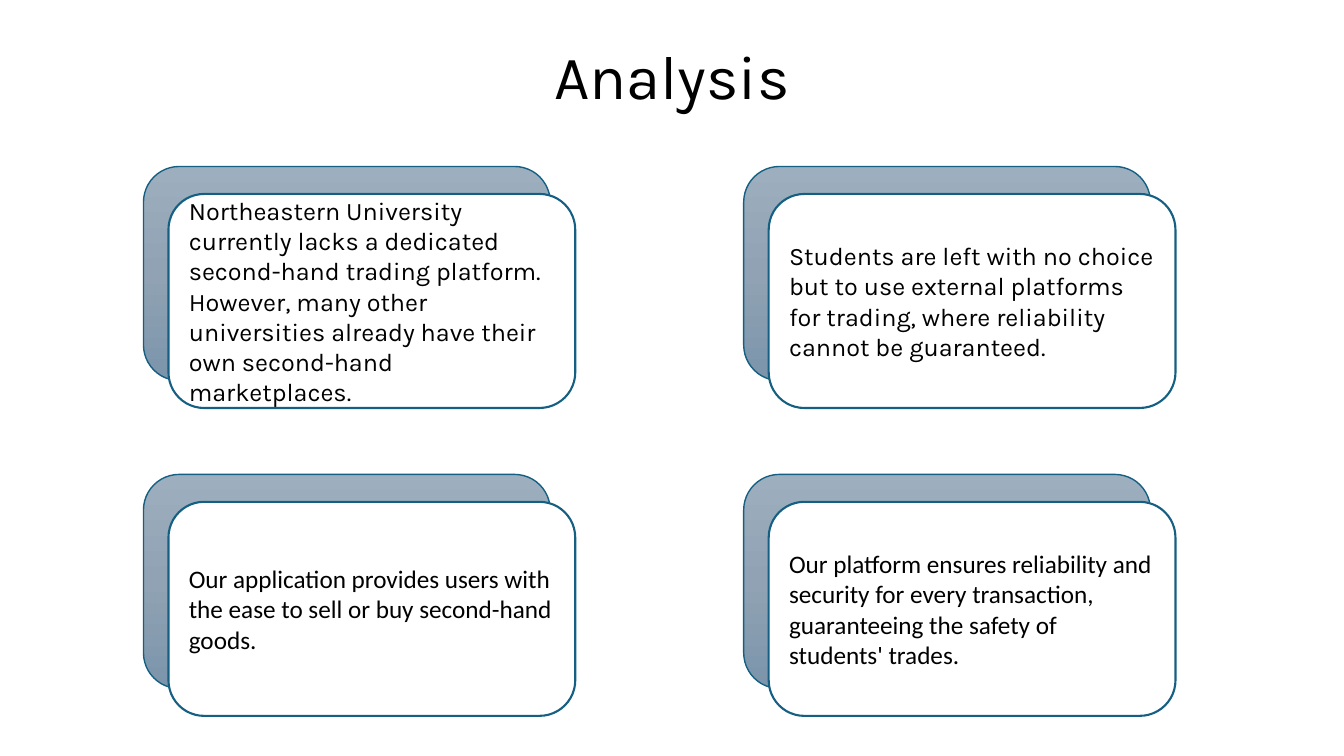
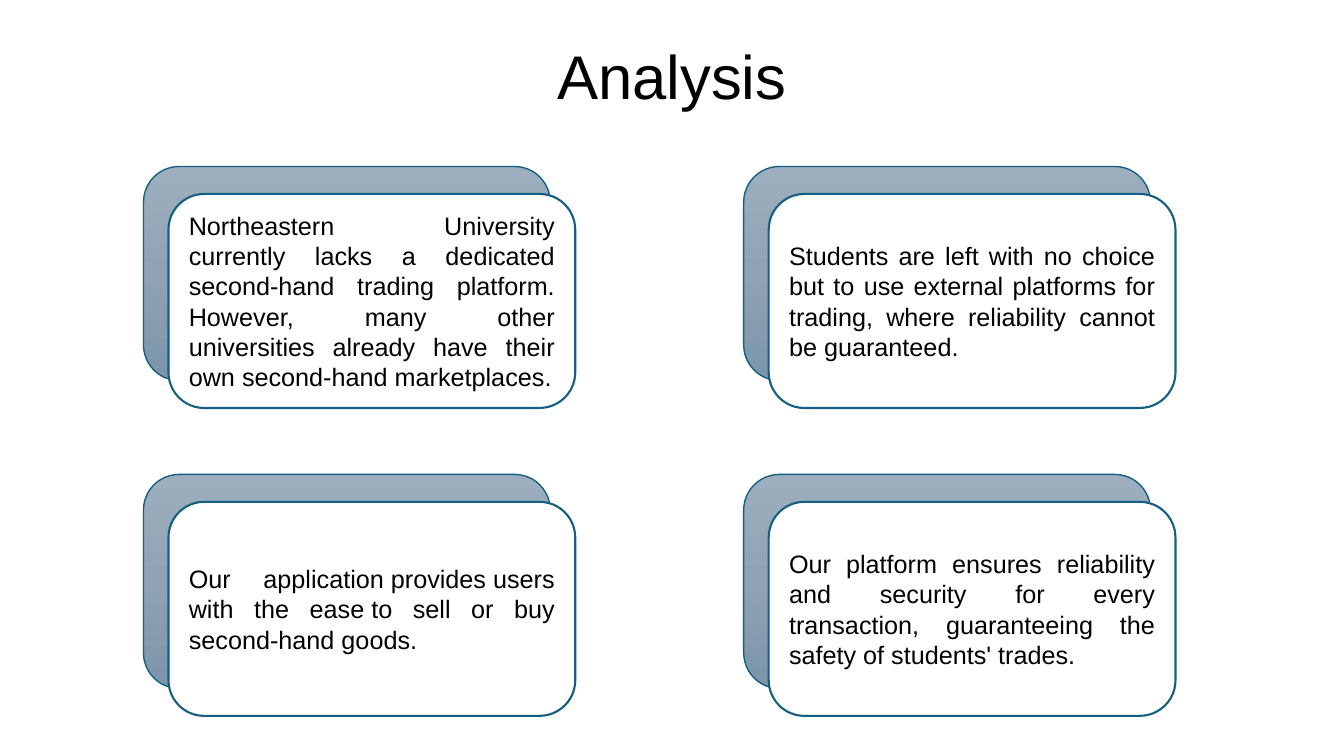
Before and after one commit to Yirui99/HuskyBug, a slide deck: slide 4 of Final Project Presentation Slides.pptx. Drawn at 1344x756 pixels with LibreOffice and Linux fonts; fonts in the diff are those of the drawing. Boxes give left, top, right and bottom in pixels: in the first picture for what was removed or moved away, otherwise in the second. Text is boxed around its words. In the diff, an @@ line names an element or a change of style, - is before the commit and + after.

Commit message:
slides updates 2

```diff
--- a/Final Project Presentation Slides.pptx
+++ b/Final Project Presentation Slides.pptx
@@ title "Analysis" at <box>557,54,786,111</box>: font Karla to Arial @@
@@ rounded rectangle "Northeastern University currently lacks a ..." at <box>168,194,576,407</box>: font Karla to Arial; alignment left to justified @@
@@ rounded rectangle "Students are left with no ..." at <box>769,194,1177,407</box>: font Karla to Arial; alignment left to justified @@
@@ rounded rectangle "Our application provides users with ..." at <box>168,502,576,716</box>: font Calibri to Arial; alignment left to justified @@
@@ rounded rectangle "Our platform ensures reliability and ..." at <box>769,502,1177,716</box>: font Calibri to Arial; alignment left to justified @@
```
Also in this commit, not shown: 2 other slides changed, 1 other file.
